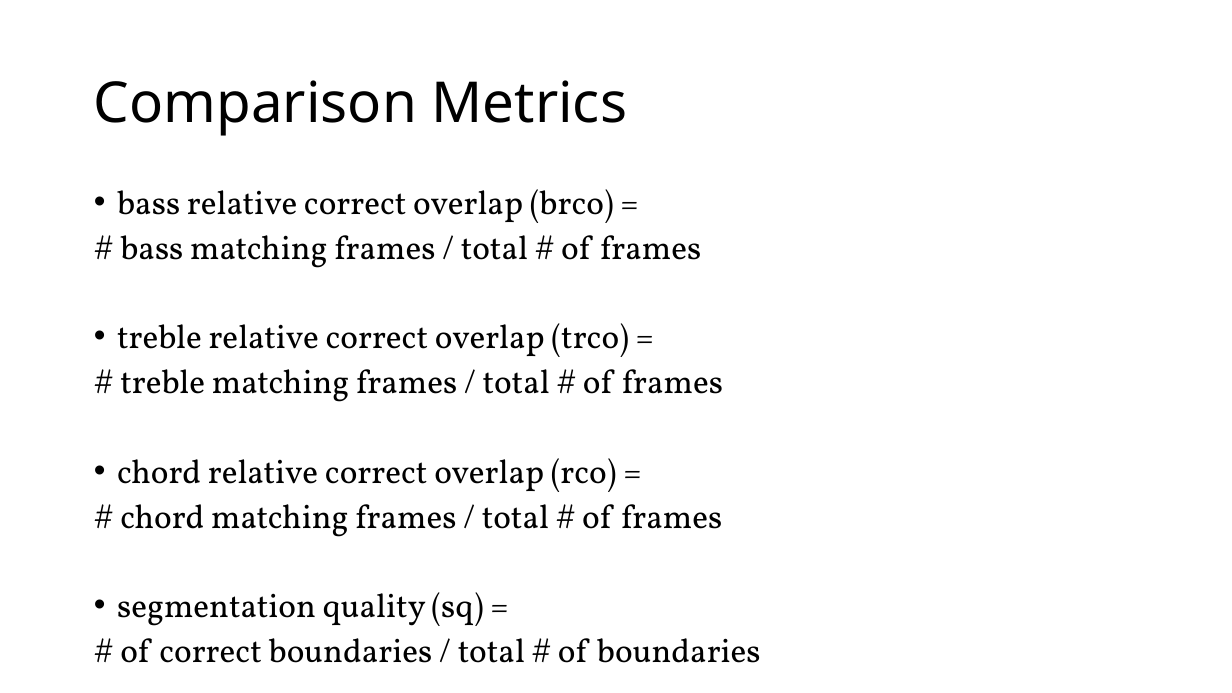
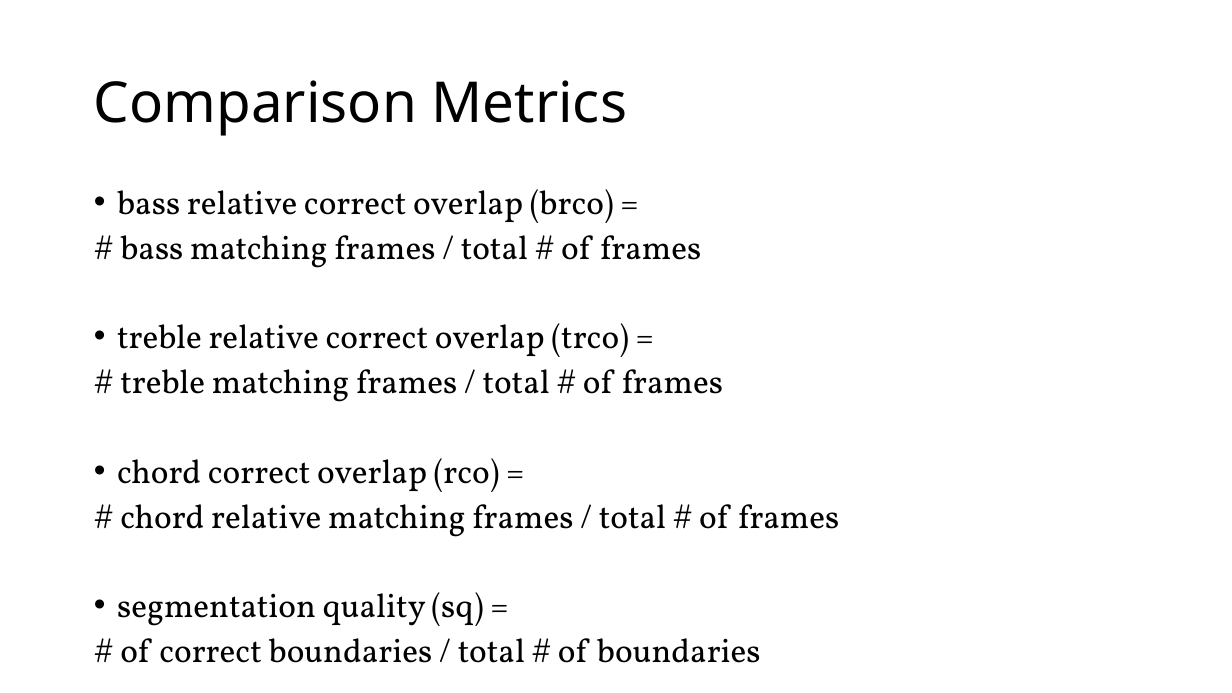
Before and after one commit to tangkk/ChordListener, a slide deck: slide 15 of res/cprsc-0.1.pptx (slide 14 before the commit). Drawn at 1232x693 pixels with LibreOffice and Linux fonts; fonts in the diff are those of the drawing. Boxes give left, top, right and bottom in pixels: in the first picture for what was removed or moved away, otherwise in the second. Text is boxed around its words. In the diff, an @@ line names an element or a change of style, - is before the commit and + after.

```diff
--- a/res/cprsc-0.1.pptx
+++ b/res/cprsc-0.1.pptx
@@ text at (x1=117, y1=458, x2=839, y2=537): text changed @@
-• chord relative correct overlap (rco) =
-# chord matching frames / total # of frames
+• chord correct overlap (rco) =
+# chord relative matching frames / total # of frames
```
Also in this commit, not shown: 4 other slides changed, 2 slides added, 4 other files.
